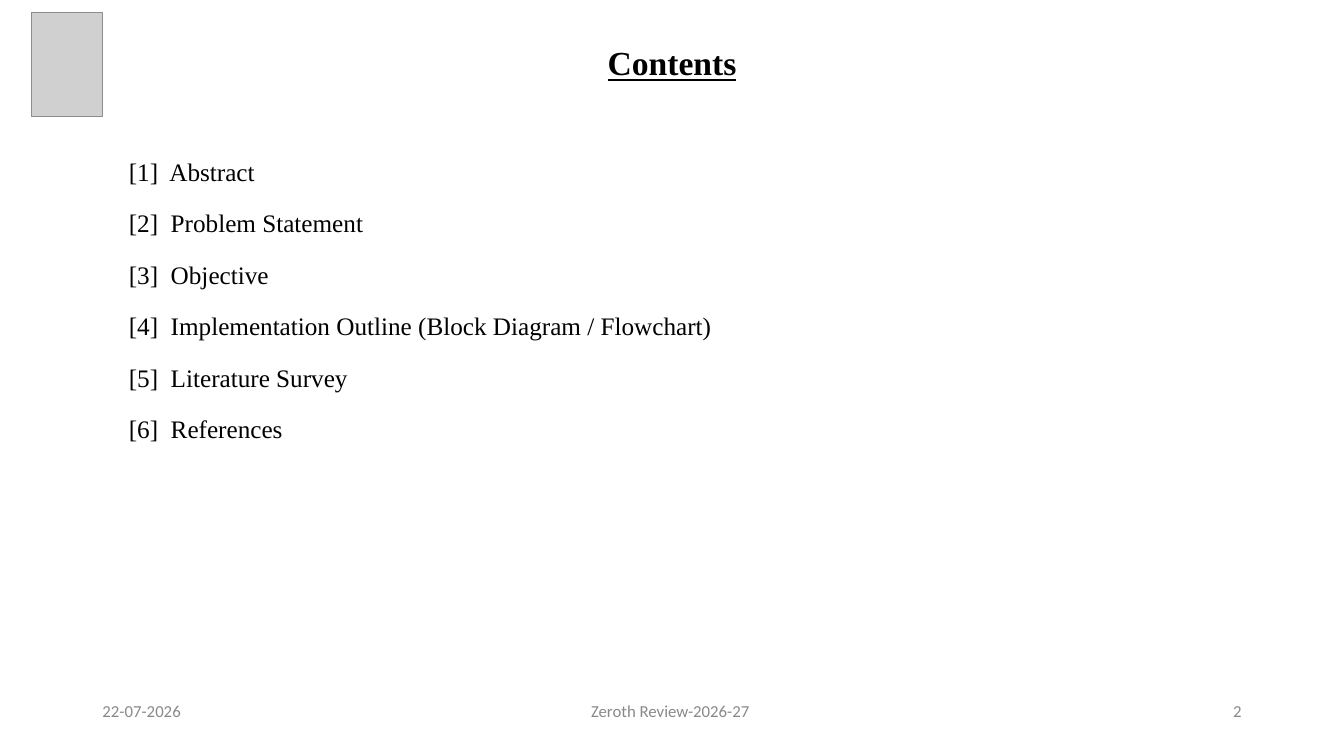
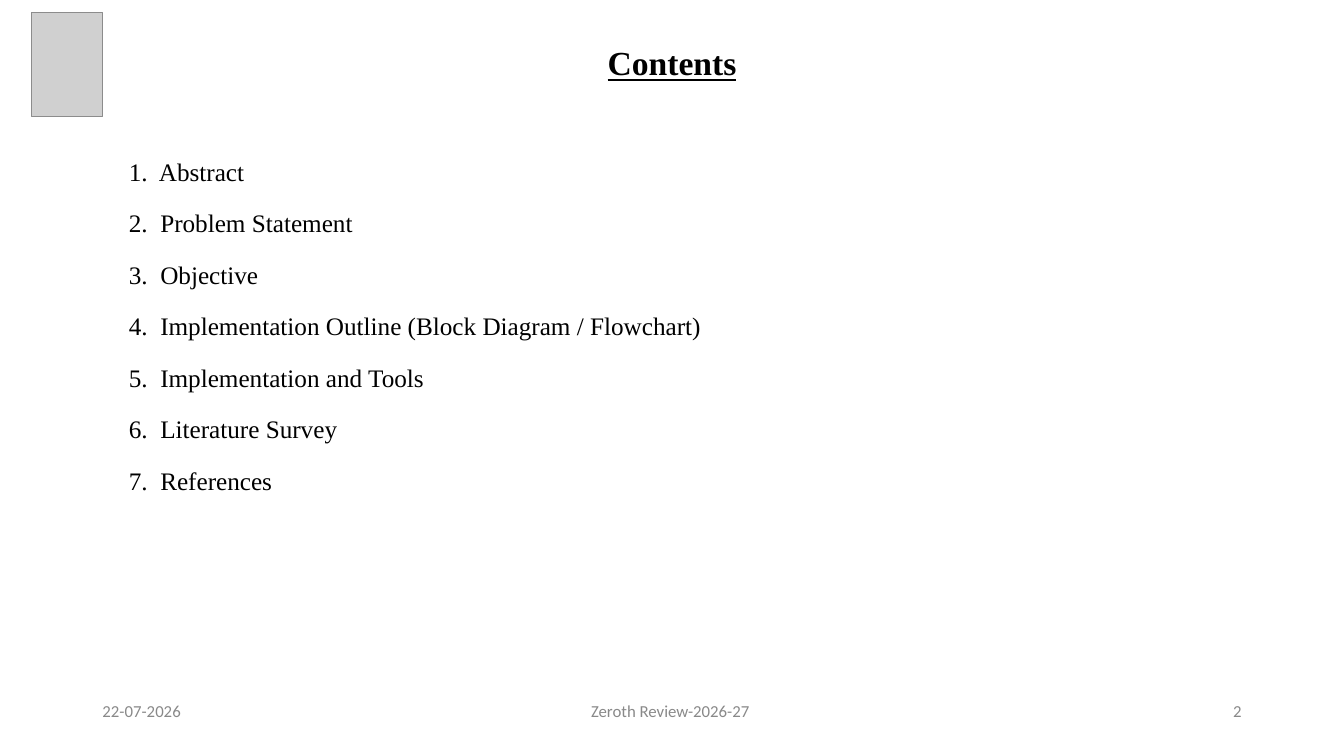
Before and after one commit to KiranPranay/moosi-bms, a slide deck: slide 2 of docs/reviews/zeroth-review/Predictive_BMS_Zeroth_Review.pptx. Drawn at 1344x756 pixels with LibreOffice and Linux fonts; fonts in the diff are those of the drawing; grey boxes stand for pictures. Boxes give left, top, right and bottom in pixels: in the first picture for what was removed or moved away, otherwise in the second. Text is boxed around its words. In the diff, an @@ line names an element or a change of style, - is before the commit and + after.

Commit message:
docs: add an implementation and tools slide, and offer the decks as PowerPoint
The zeroth review gains a slide that says plainly that the project has both a
hardware part and a software part, then lists the tools for each side. The
firmware is built on ESP-IDF in C++, with FreeRTOS underneath; the hardware
side covers Siemens NX, the 3D printer, the soldering bench and the meters.
The contents slide lists it, and now numbers its entries 1. 2. 3. rather than
using citation brackets.

A document in the tracker can now carry one extra file next to the main one,
declared as extra: { label, file }. Both review decks use it to offer the
editable .pptx beside the .pdf that previews in place, so the site hands over
the source and not only the export.

The Phase 4 task is renamed to match the toolchain actually in use. Its id is
unchanged, so any saved progress carries over.

```diff
--- a/docs/reviews/zeroth-review/Predictive_BMS_Zeroth_Review.pptx
+++ b/docs/reviews/zeroth-review/Predictive_BMS_Zeroth_Review.pptx
@@ text at [129,163,700,491]: text changed @@
-[1] Abstract
-[2] Problem Statement
-[3] Objective
-[4] Implementation Outline (Block Diagram / Flowchart)
-[5] Literature Survey
-[6] References
+1. Abstract
+2. Problem Statement
+3. Objective
+4. Implementation Outline (Block Diagram / Flowchart)
+5. Implementation and Tools
+6. Literature Survey
+7. References
```
Also in this commit, not shown: 3 other slides changed, 1 slide added, 7 other files.
